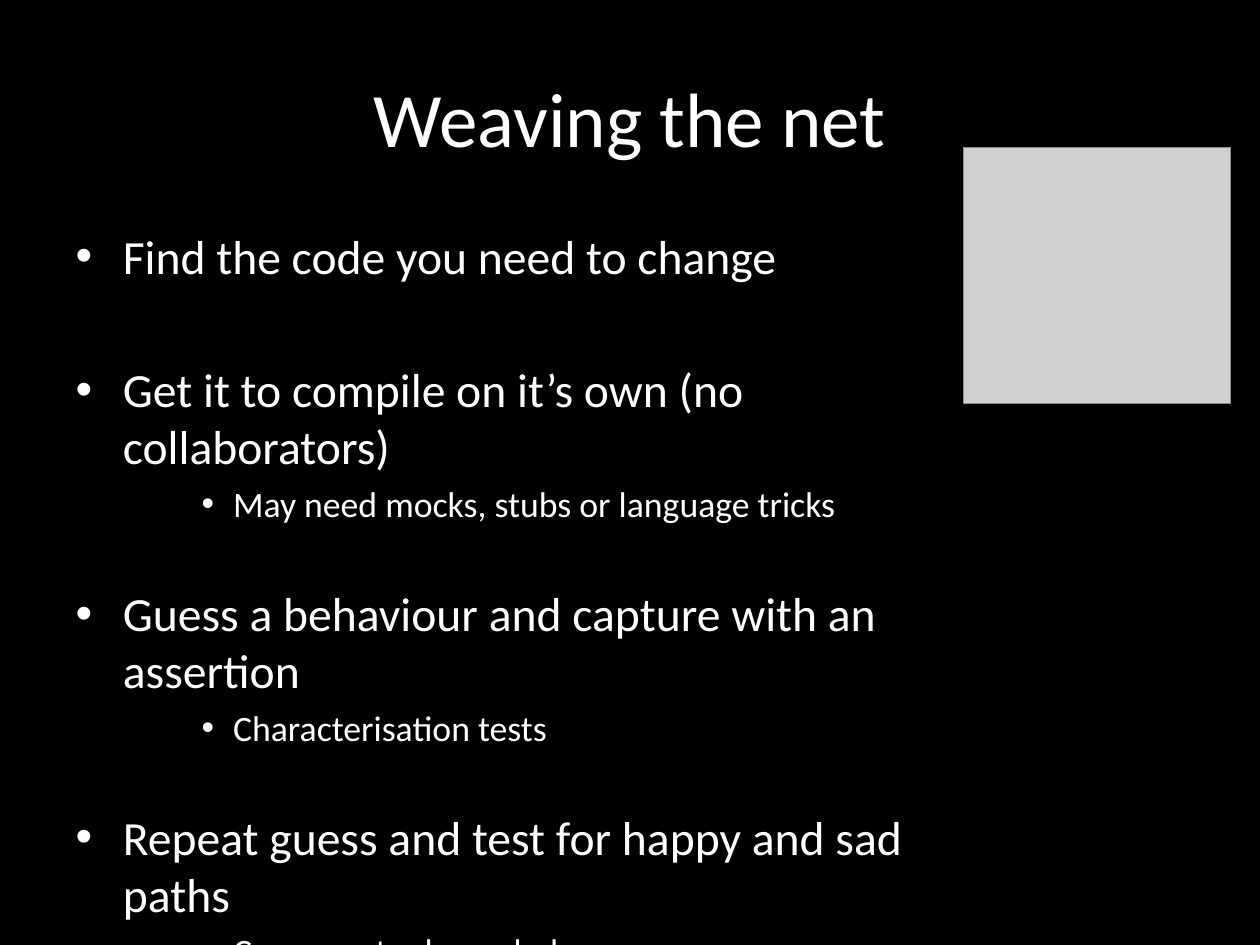
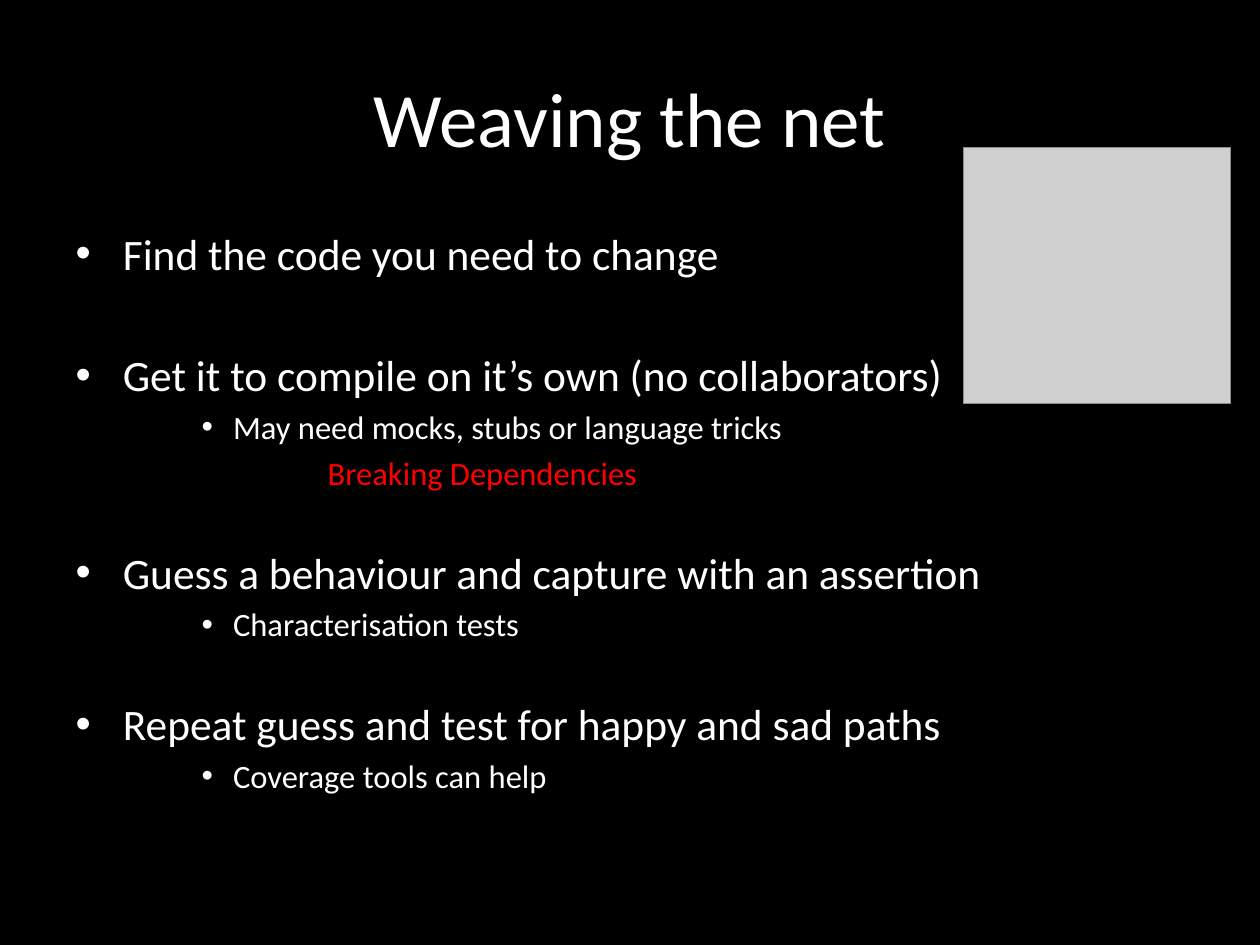
Before and after one commit to tonybaines/retrofitting-tests, a slide deck: slide 5 of presentation/Retrofitting Tests.pptx. Drawn at 1260x945 pixels with LibreOffice and Linux fonts; fonts in the diff are those of the drawing; grey boxes stand for pictures; background and template pictures are left out. Boxes give left, top, right and bottom in pixels: in the first picture for what was removed or moved away, otherwise in the second. Text is boxed around its words. In the diff, an @@ line names an element or a change of style, - is before the commit and + after.

Commit message:
(Tony) Added some slides specifically for the new exercises. Tidied up some typos Added runtime exceptions to the business methods that should be somehow replaced during testing to force dependencies to be broken

```diff
--- a/presentation/Retrofitting Tests.pptx
+++ b/presentation/Retrofitting Tests.pptx
@@ text at [123,240,980,794]: size 27.2 to 24.8 pt in "Find the code you need to change", "Get it to compile on it’s own ...", "Guess a behaviour and capture with an ...", "Repeat guess and test for happy and ..."; size 20.4 to 18.6 pt in "May need mocks, stubs or language tricks", "Characterisation tests", "Coverage tools can help" @@
@@ text at [328,462,637,491]: paragraph added @@
+    Breaking Dependencies
```
Also in this commit, not shown: 7 slides added, 6 other files.
